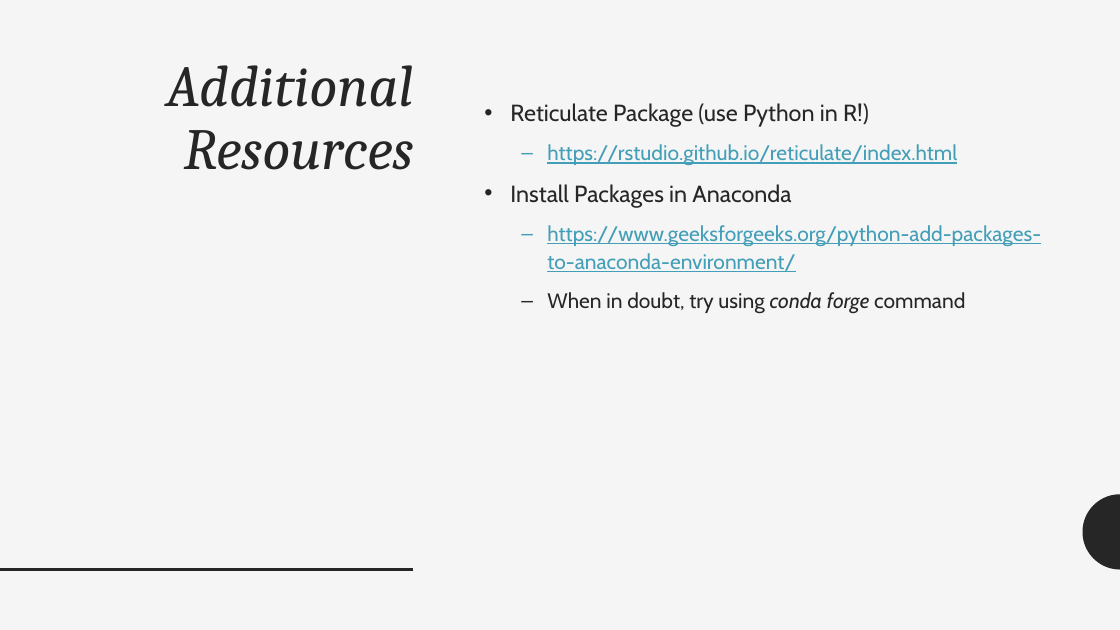
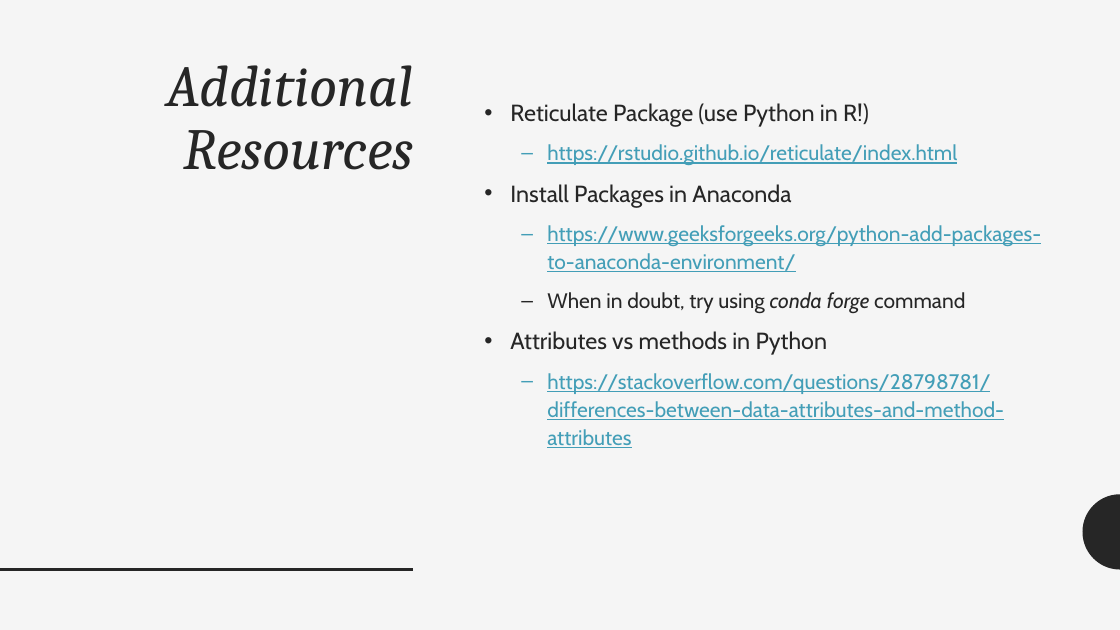
Before and after one commit to JamesWWilson/UCLA-DataFest-Python-Data-Wrangling, a slide deck: slide 44 of IntroPython_TipsForSuccess.pptx. Drawn at 1120x630 pixels with LibreOffice and Linux fonts; fonts in the diff are those of the drawing. Boxes give left, top, right and bottom in pixels: in the first picture for what was removed or moved away, otherwise in the second. Text is boxed around its words. In the diff, an @@ line names an element or a change of style, - is before the commit and + after.

Commit message:
Update Slides

```diff
--- a/IntroPython_TipsForSuccess.pptx
+++ b/IntroPython_TipsForSuccess.pptx
@@ text at [510,331,1004,448]: paragraphs added @@
+• Attributes vs methods in Python
+  – https://stackoverflow.com/questions/28798781/differences-between-data-attributes-and-method-attributes
```
Also in this commit, not shown: 1 other slide changed, 3 other files.
